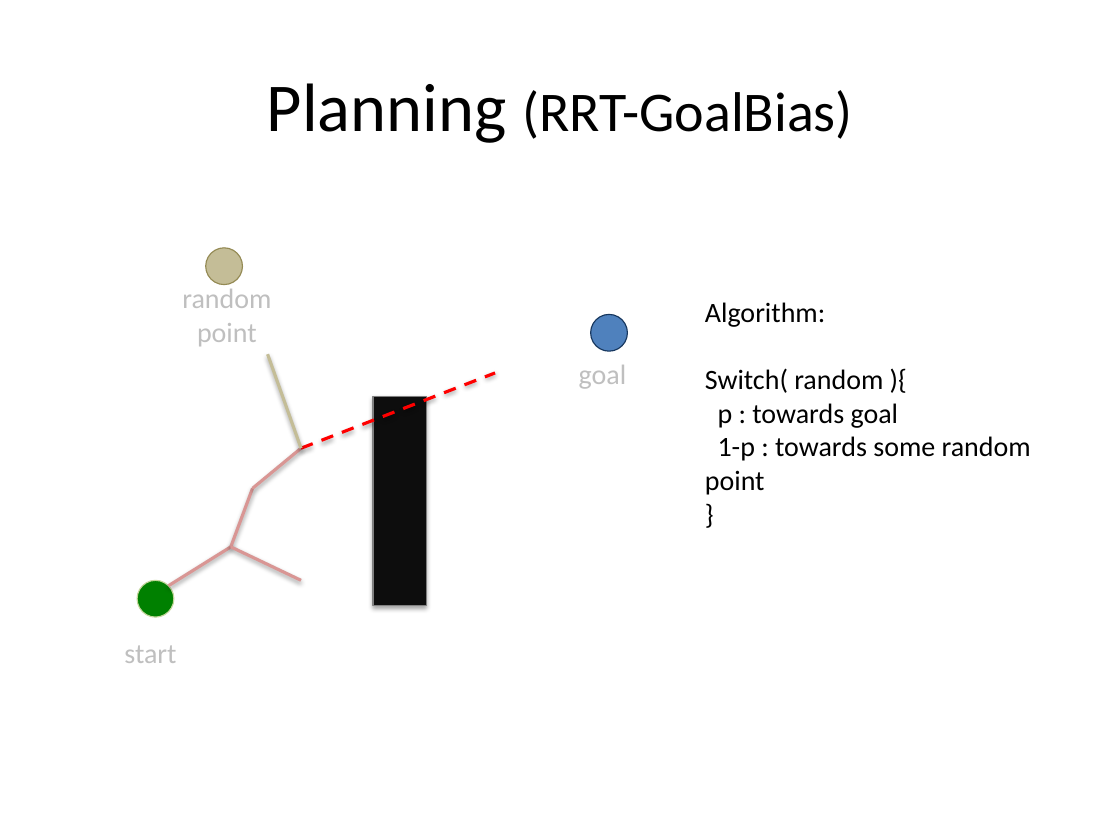
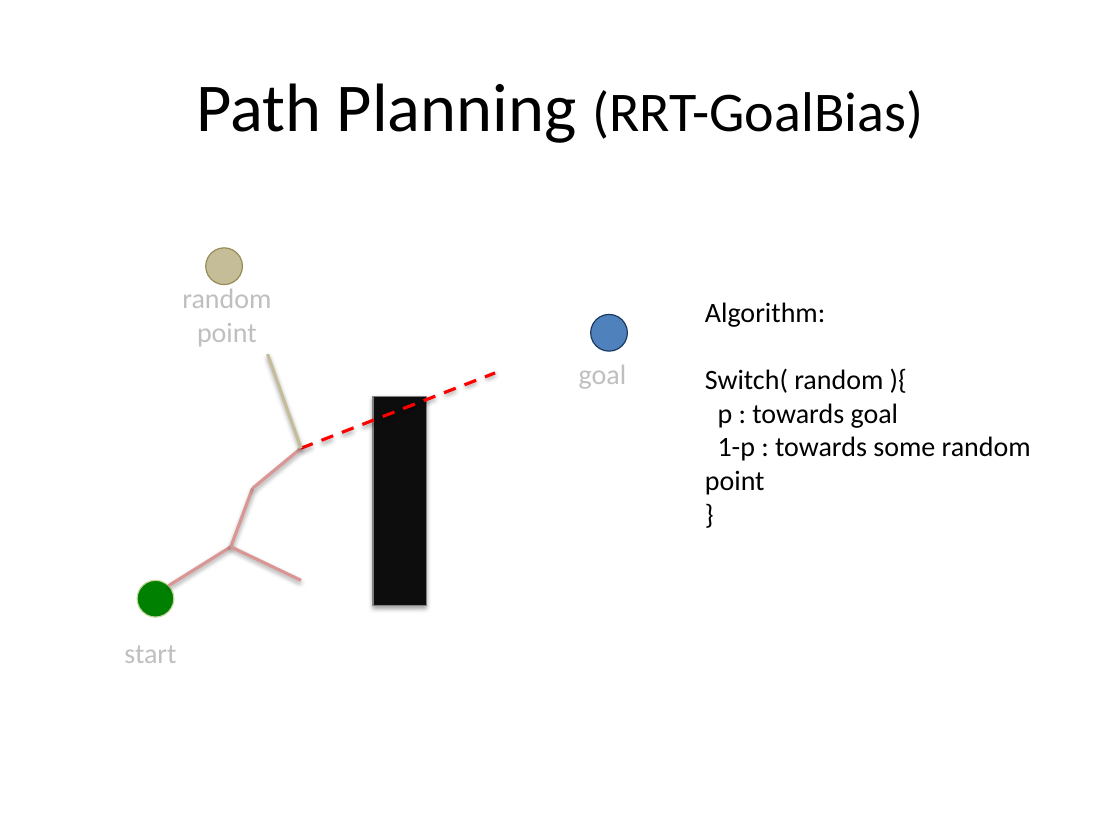
Before and after one commit to yulinzhang/vlerrt, a slide deck: slide 4 of docs/presentation/presentation.pptx. Drawn at 1120x840 pixels with LibreOffice and Linux fonts; fonts in the diff are those of the drawing. Boxes give left, top, right and bottom in pixels: in the first picture for what was removed or moved away, otherwise in the second. Text is boxed around its words. In the diff, an @@ line names an element or a change of style, - is before the commit and + after.

```diff
--- a/docs/presentation/presentation.pptx
+++ b/docs/presentation/presentation.pptx
@@ title at box(197, 83, 923, 143): text changed @@
-Planning (RRT-GoalBias)
+Path Planning (RRT-GoalBias)
```
Also in this commit, not shown: 2 slides added, 3 slides removed.
